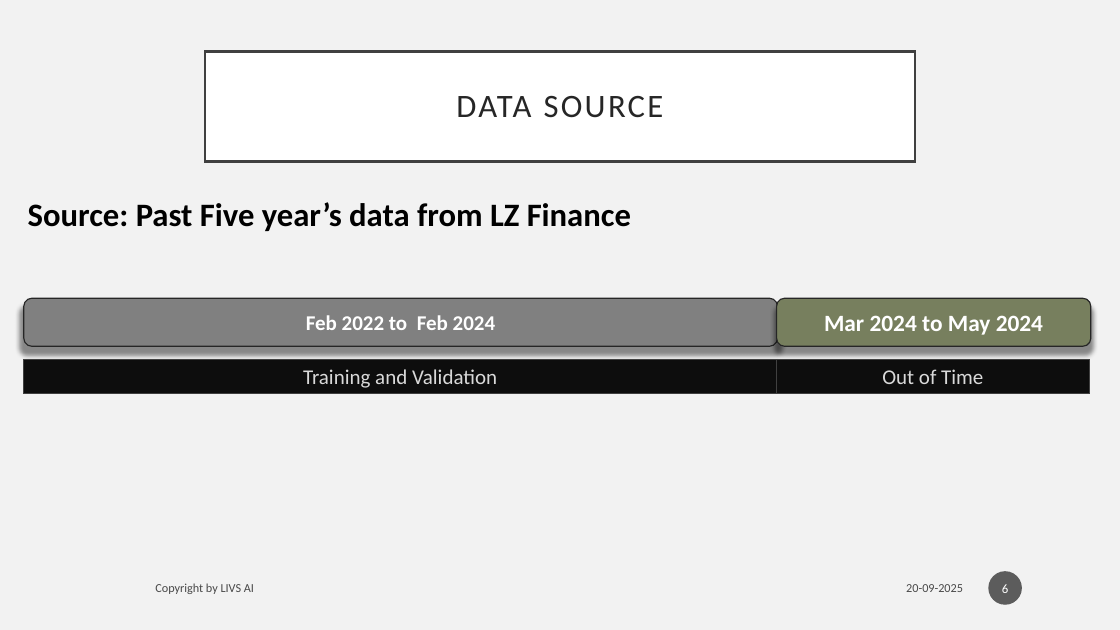
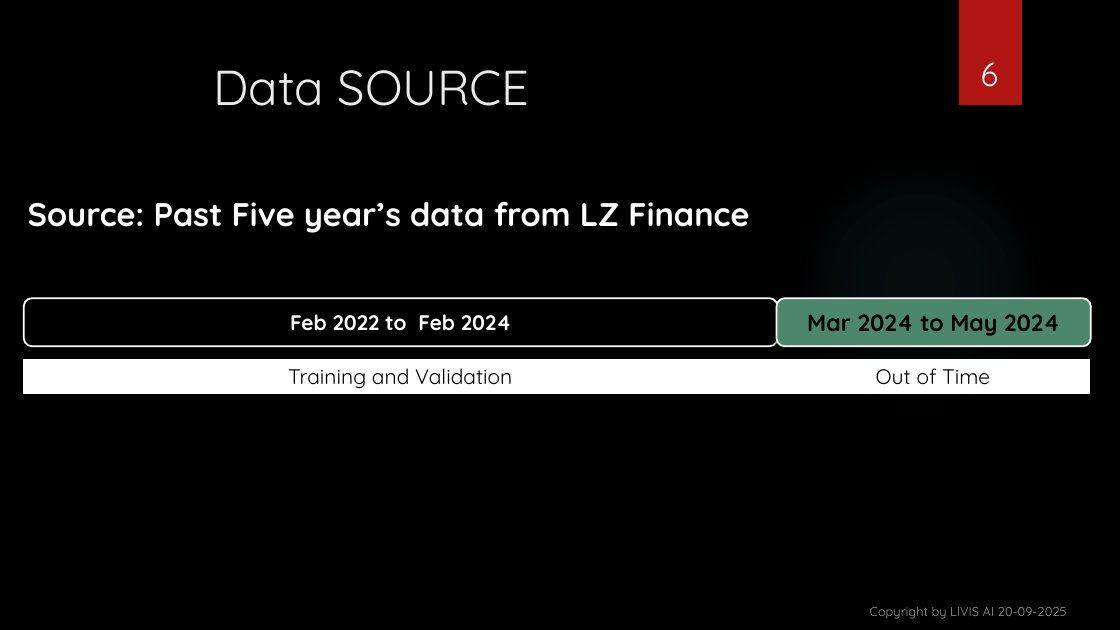
Before and after one commit to vishant1203/Development-of-Credit-Risk-Model-for-Lauki-Finance, a slide deck: slide 6 of presentation/Development of Credit Risk Model for ‘LZ.pptx. Drawn at 1120x630 pixels with LibreOffice and Linux fonts; fonts in the diff are those of the drawing; background and template pictures are left out. Boxes give left, top, right and bottom in pixels: in the first picture for what was removed or moved away, otherwise in the second. Text is boxed around its words. In the diff, an @@ line names an element or a change of style, - is before the commit and + after.

```diff
--- a/presentation/Development of Credit Risk Model for ‘LZ.pptx
+++ b/presentation/Development of Credit Risk Model for ‘LZ.pptx
@@ background #F2F2F2 to picture (left out) @@
@@ page number: place and size @@
-page number at box(989, 571, 1023, 605)
+page number at box(981, 62, 999, 87)
@@ page number at box(981, 62, 999, 87): size 11 to 28 pt, font Calibri to Quicksand; vertical alignment middle to bottom; fill #1D1D1D at 70% opacity to none @@
@@ rectangle added at box(959, 0, 1022, 105), fill #B01513 @@
@@ title "Data SOURCE": place and size @@
-title "Data SOURCE" at box(205, 52, 915, 161)
+title "Data SOURCE" at box(213, 70, 530, 106)
@@ title "Data SOURCE" at box(213, 70, 530, 106): vertical alignment middle to top; fill #FFFFFF to none; outline #404040 2.5 pt to none @@
@@ title at box(213, 70, 530, 106): text changed; size 28 to 42 pt; font Calibri to Quicksand; text colour #262626 to #EBEBEB @@
-DATA SOURCE
+Data SOURCE
@@ ellipse added at box(791, 154, 1049, 413), fill gradient #50B9C1 @@
@@ text "Source: Past Five year’s data ..." at box(28, 201, 749, 233): font Calibri to Quicksand, text colour #000000 to #FFFFFF @@
@@ rounded rectangle "Feb 2022 to Feb 2024" at box(24, 298, 777, 346): font Calibri to Quicksand; fill #808080 to #000000; outline #262626 1 pt to #FFFFFF 1.5 pt @@
@@ rounded rectangle "Mar 2024 to May 2024" at box(777, 298, 1091, 346): font Calibri to Quicksand, text colour #FFFFFF to #000000; fill #777F5E to #4B866D; outline #262626 1 pt to #FFFFFF 1.5 pt @@
@@ rectangle "Training and Validation" at box(24, 360, 776, 393): font Calibri to Quicksand, text colour #D9D9D9 to #000000; fill #0D0D0D to #FFFFFF; outline #404040 0.75 pt to #FFFFFF 0.75 pt @@
@@ rectangle "Out of Time" at box(777, 360, 1090, 393): font Calibri to Quicksand, text colour #D9D9D9 to #000000; fill #0D0D0D to #FFFFFF; outline #404040 0.75 pt to #FFFFFF 0.75 pt @@
@@ text removed at box(155, 583, 254, 594) @@
-Copyright by LIVS AI
@@ text "Copyright by LIVIS AI 20-09-2025" at box(870, 607, 1067, 619): vertical alignment middle to bottom @@
@@ text at box(870, 607, 1067, 619): text changed; size 10.5 to 11 pt; font Calibri to Quicksand; text colour #000000 at 70% opacity to #FFFFFF at 60% opacity @@
-20-09-2025
+Copyright by LIVIS AI 20-09-2025
```
Also in this commit, not shown: 16 other slides changed.
